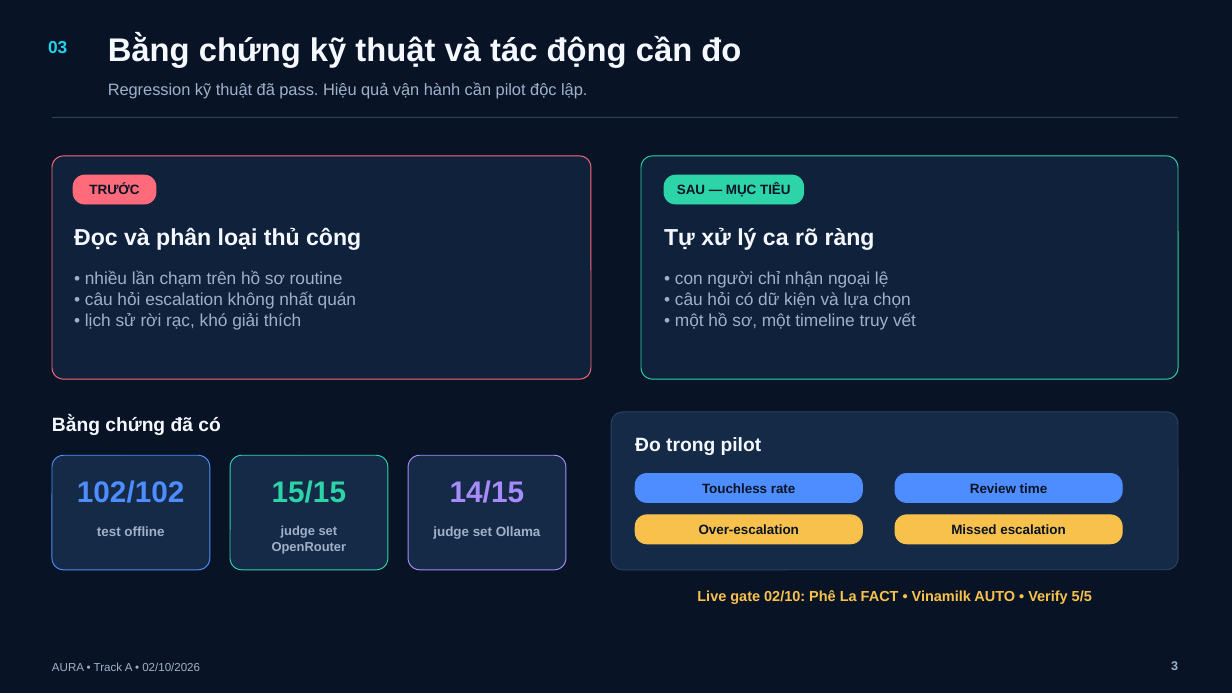
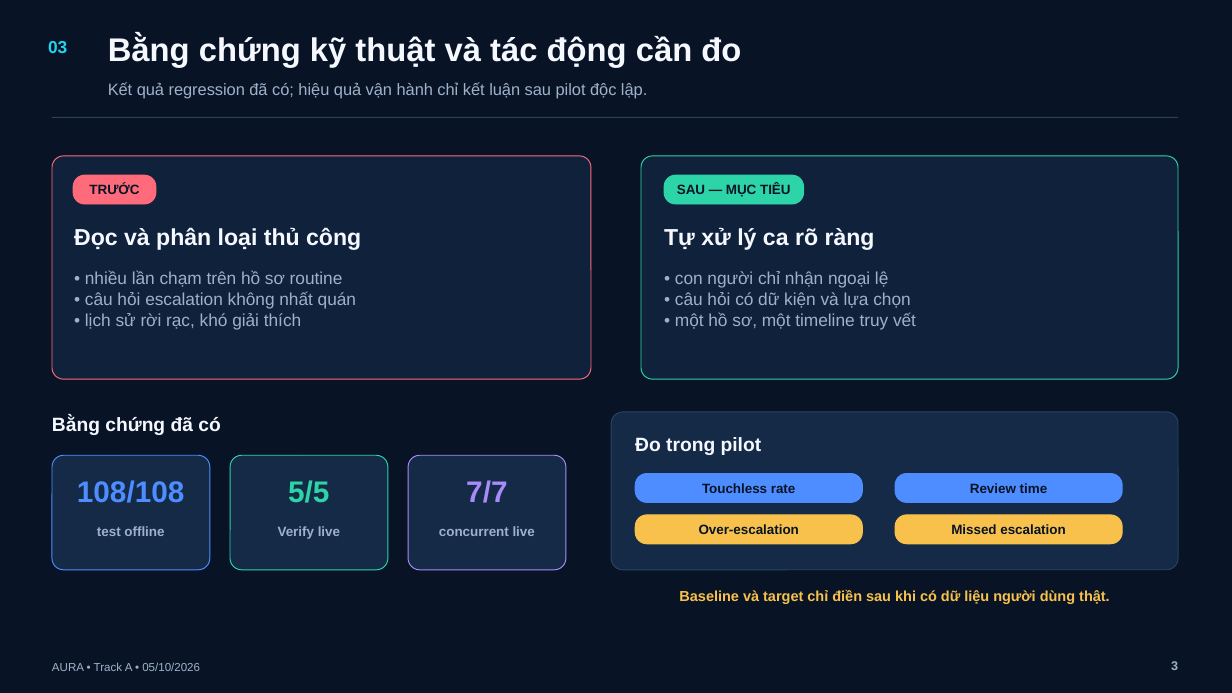
Before and after one commit to BondPhuPhamzZ/AURA, a slide deck: slide 3 of AURA/submission/AURA_5_SLIDES.pptx. Drawn at 1232x693 pixels with LibreOffice and Linux fonts; fonts in the diff are those of the drawing. Boxes give left, top, right and bottom in pixels: in the first picture for what was removed or moved away, otherwise in the second. Text is boxed around its words. In the diff, an @@ line names an element or a change of style, - is before the commit and + after.

```diff
--- a/AURA/submission/AURA_5_SLIDES.pptx
+++ b/AURA/submission/AURA_5_SLIDES.pptx
@@ text at bbox=[108, 82, 647, 98]: text changed @@
-Regression kỹ thuật đã pass. Hiệu quả vận hành cần pilot độc lập.
+Kết quả regression đã có; hiệu quả vận hành chỉ kết luận sau pilot độc lập.
@@ text at bbox=[77, 480, 185, 503]: text changed @@
-102/102
+108/108
@@ text at bbox=[288, 480, 329, 503]: text changed @@
-15/15
+5/5
@@ text at bbox=[466, 480, 507, 503]: text changed @@
-14/15
+7/7
@@ text at bbox=[278, 526, 340, 539]: text changed; size 10 to 10.5 pt @@
-judge set OpenRouter
+Verify live
@@ text at bbox=[439, 526, 535, 536]: text changed @@
-judge set Ollama
+concurrent live
@@ text at bbox=[679, 590, 1110, 604]: text changed @@
-Live gate 02/10: Phê La FACT • Vinamilk AUTO • Verify 5/5
+Baseline và target chỉ điền sau khi có dữ liệu người dùng thật.
@@ text at bbox=[52, 662, 200, 671]: text changed @@
-AURA • Track A • 02/10/2026
+AURA • Track A • 05/10/2026
```
Also in this commit, not shown: 4 other slides changed, 17 other files.
